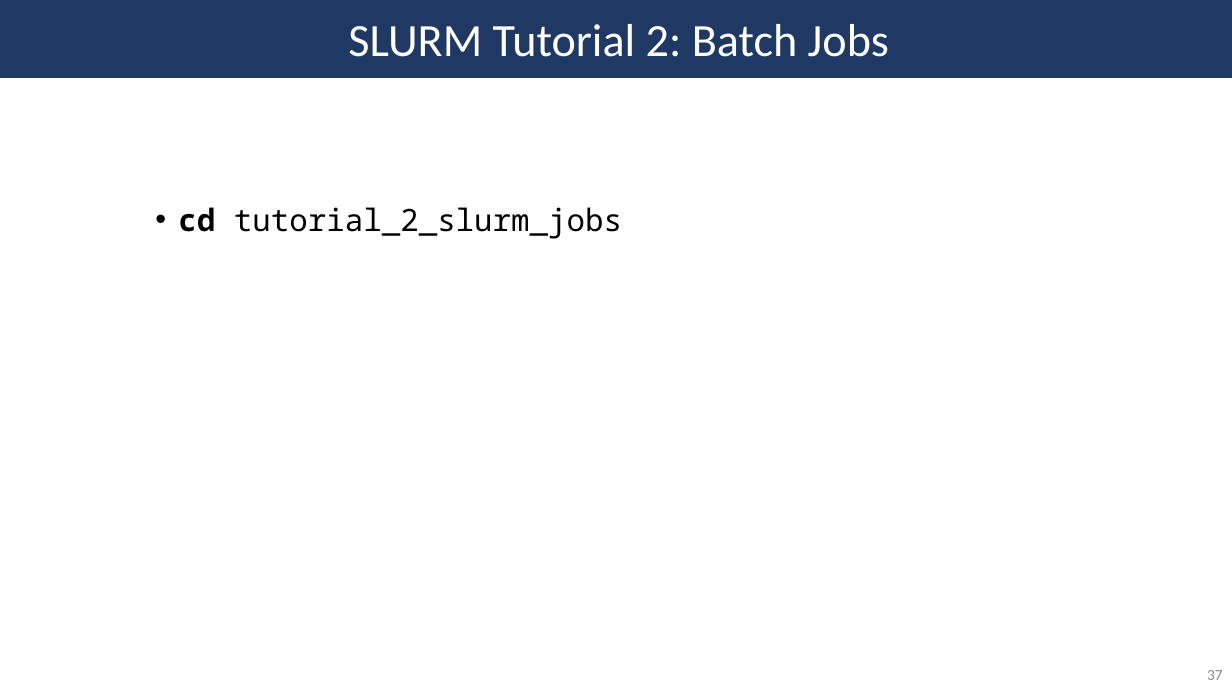
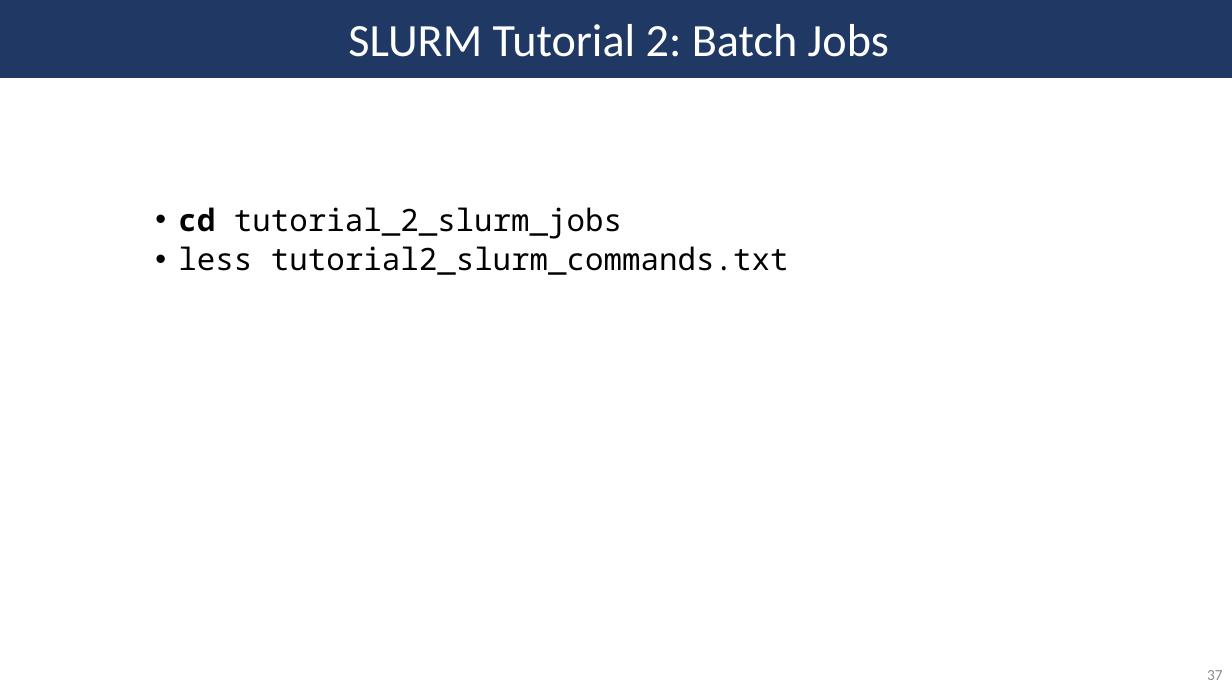
Before and after one commit to SycuroLab/arc_best_practices, a slide deck: slide 37 of arc_best_practices_presentation.pptx. Drawn at 1232x693 pixels with LibreOffice and Linux fonts; fonts in the diff are those of the drawing. Boxes give left, top, right and bottom in pixels: in the first picture for what was removed or moved away, otherwise in the second. Text is boxed around its words. In the diff, an @@ line names an element or a change of style, - is before the commit and + after.

```diff
--- a/arc_best_practices_presentation.pptx
+++ b/arc_best_practices_presentation.pptx
@@ text at (x1=178, y1=246, x2=789, y2=275): paragraph added @@
+  • less tutorial2_slurm_commands.txt
```
Also in this commit, not shown: 14 other slides changed.
